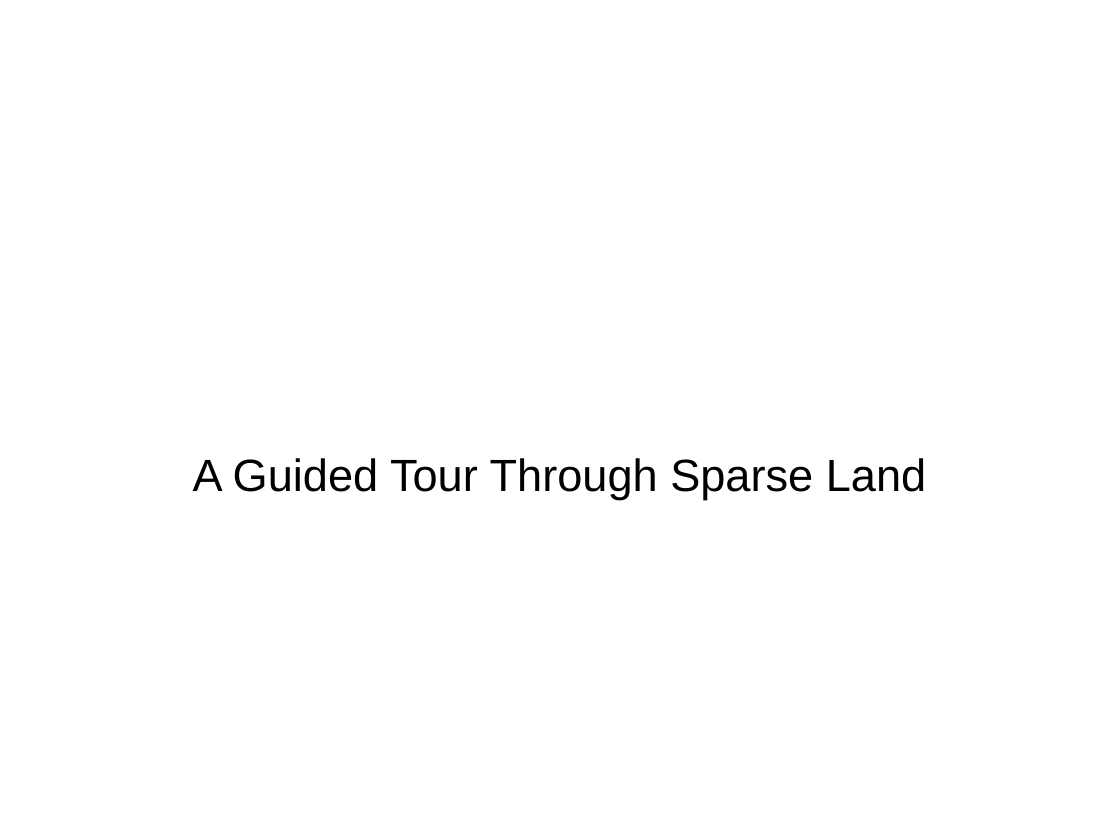
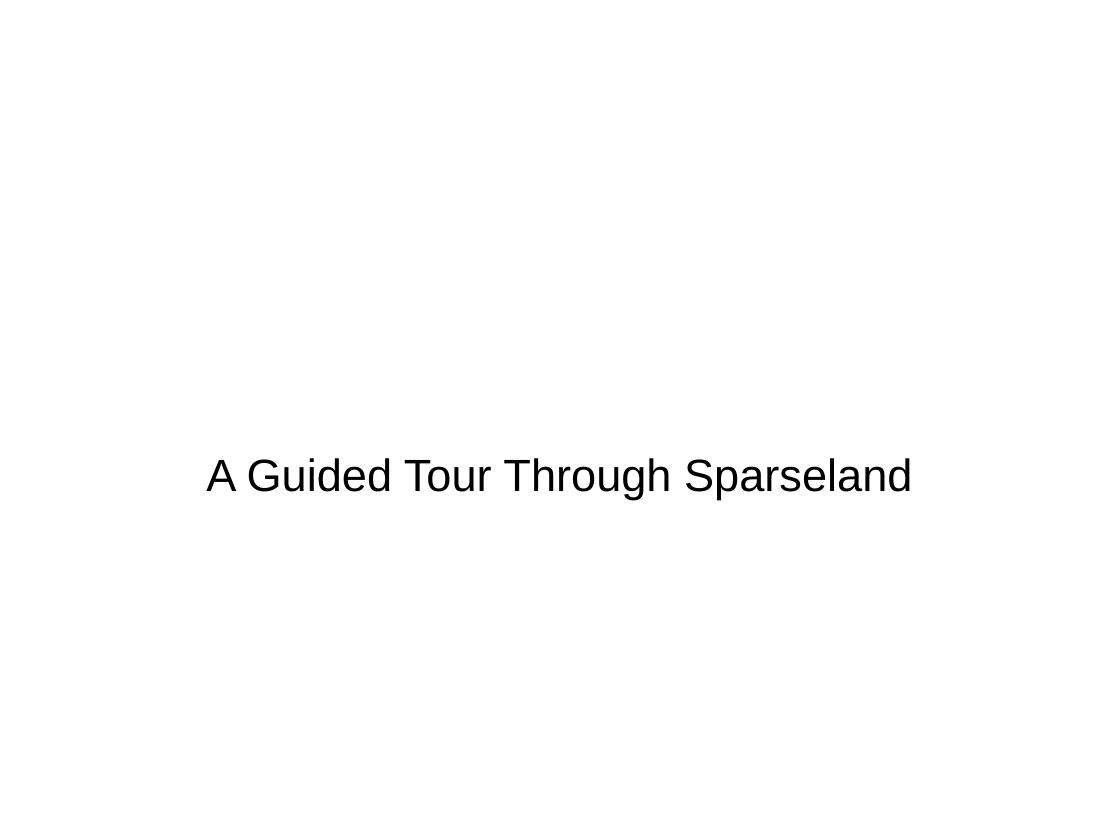
Before and after one commit to Sebu/sprs, a slide deck: slide 1 of progress_report/progress_report.odp. Drawn at 1120x840 pixels with LibreOffice and Linux fonts; fonts in the diff are those of the drawing. Boxes give left, top, right and bottom in pixels: in the first picture for what was removed or moved away, otherwise in the second. Text is boxed around its words. In the diff, an @@ line names an element or a change of style, - is before the commit and + after.

```diff
--- a/progress_report/progress_report.odp
+++ b/progress_report/progress_report.odp
@@ subtitle at [206, 458, 912, 500]: text changed @@
-A Guided Tour Through Sparse Land
+A Guided Tour Through Sparseland
```
Also in this commit, not shown: 11 other slides changed, 2 slides added, 2 slides removed.
